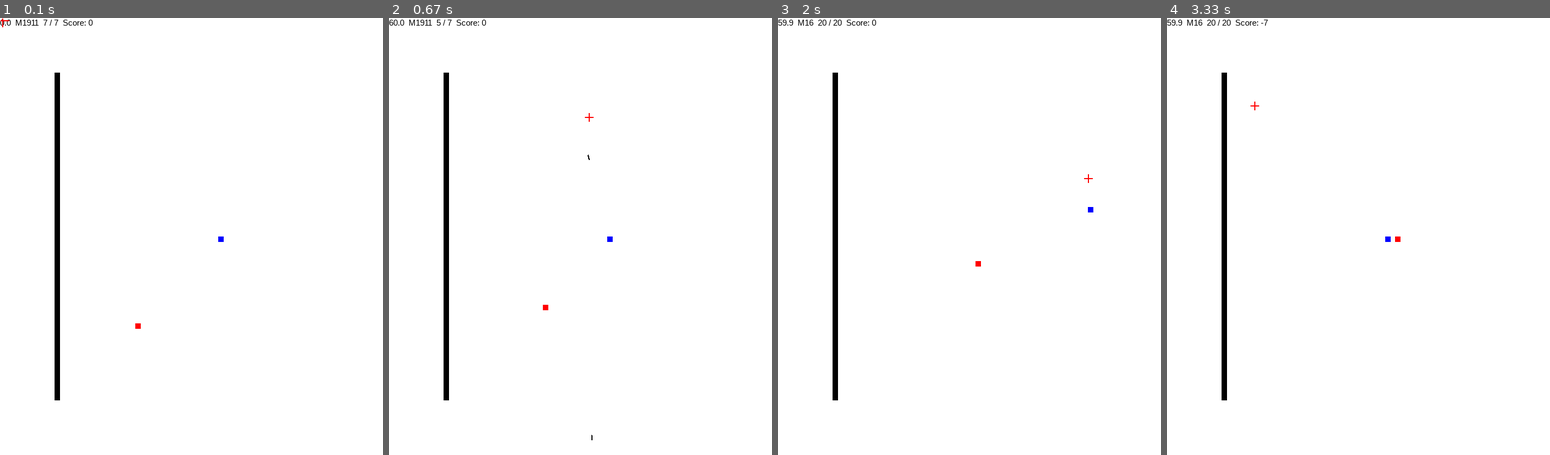
Above: before the commit, frames 1-4 (left to right).
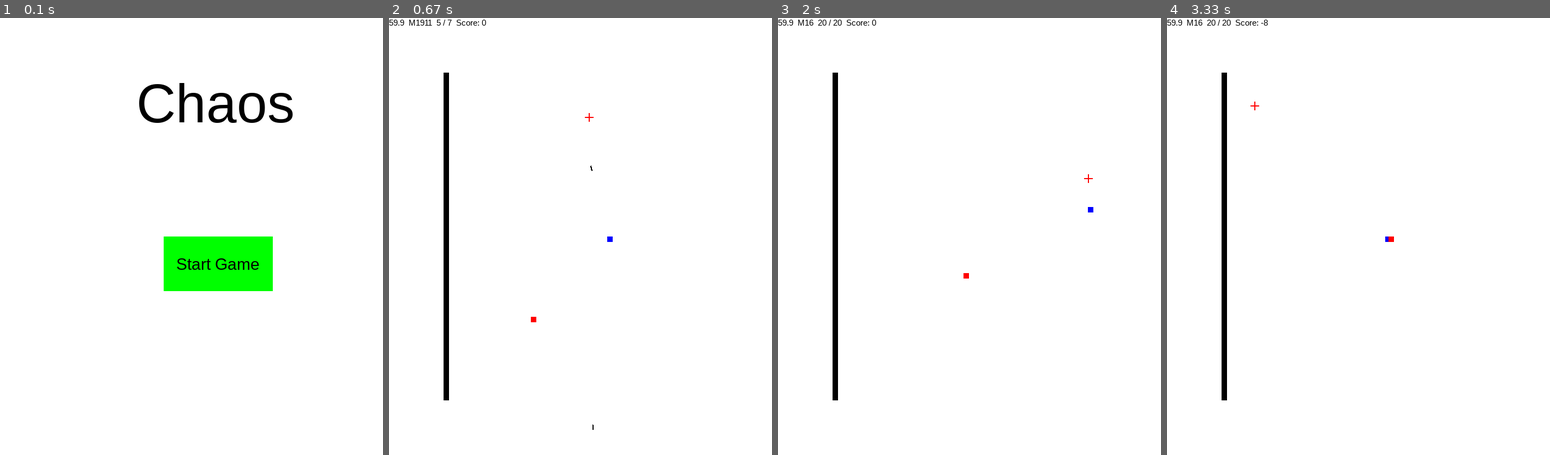
Above: after the commit, the same moments.

Repository: zwang20/Chaos
Game: pygame game, started from chaos.py
Two runs of this game, one before a commit and one after it. Both use one fixed random seed, a clock stepped at 60 frames per second and the inputs below.
Inputs (mouse positions are in pixels of both pictures, inside the frame that each line leads up to):
- Up to frame 1 (0.1 s): no input
- Up to frame 2 (0.67 s): press the mouse at (607, 262) at 0.37 s; move the mouse to (599, 192) at 0.47 s; release the mouse at (588, 118) at 0.6 s
- Up to frame 3 (2 s): hold Right 0.67-1.13 s; move the mouse to (1042, 267) at 0.7 s; hold Up 1.17-1.47 s; move the mouse to (1038, 345) at 1.2 s; hold Right 1.5-1.97 s; move the mouse to (1088, 179) at 1.53 s; tap 2 at 1.65 s
- Up to frame 4 (3.33 s): hold Left 2-2.53 s; move the mouse to (1220, 96) at 2.03 s; hold Down 2.57-2.87 s; move the mouse to (1247, 153) at 2.6 s; hold Left 2.9-3.3 s; move the mouse to (1255, 105) at 2.93 s; tap 2 at 3.05 s

The runs differ from the first frame. In frame 1, 6.0% of the frame differs, in the area x 0-77%, y 0-88%; in frame 2, less than 0.1%; in frame 3, less than 0.1%; in frame 4, less than 0.1%.

Commit message:
Start Menu

Diff:
--- a/chaos.py
+++ b/chaos.py
@@ -12,14 +12,14 @@
 clock = pygame.time.Clock()
 
 # colours
-WHITE = (255, 255, 255)
 BLACK = (0, 0, 0)
-RED = (255, 0, 0)
-GREEN = (0, 255, 0)
-BLUE = (0, 0, 255)
-YELLOW = (255, 255, 0)
-CYAN = (0, 255, 255)
-MAGENTA = (255, 0, 255)
+WHITE = (255, 255, 255); GREY = (128, 128, 128)
+RED = (255, 0, 0); DARK_READ = (128, 0, 0)
+GREEN = (0, 255, 0); DARK_GREEN = (0, 128, 0)
+BLUE = (0, 0, 255); DARK_BLUE = (0, 0, 128)
+CYAN = (0, 255, 255); DARK_CYAN = (0, 128, 128)
+MAGENTA = (255, 0, 255); DARK_MAGENTA = (128, 0, 128)
+YELLOW = (255, 255, 0); DARK_YELLOW = (128, 128, 0)
 
 # creat window
 display_width = 800
@@ -34,20 +34,14 @@
     pygame.image.load(os.path.join('assets', '32x32_project_nont.png'))
 )
 
-# Disable Mouse
-pygame.mouse.set_visible(False)
-
-
 # Load images
 rifle_img = pygame.image.load(os.path.join('Assets', 'guns', 'gun_rifle.png'))
 sniper_rifle_img = pygame.image.load(os.path.join('Assets', 'guns', 'gun_sniper.png'))
-
 
 # load sounds
 pistol_sound = pygame.mixer.Sound(os.path.join('assets', 'sounds', 'M1911.ogg'))
 rifle_sound = pygame.mixer.Sound(os.path.join('assets', 'sounds', 'M16.ogg'))
 reload_sound = pygame.mixer.Sound(os.path.join('assets', 'sounds', 'Reload.ogg'))
-
 
 # sound channels
 CHANNELS = 20
@@ -368,7 +362,33 @@
     GameObj.family.update()
 
 
+def main_menu():
+    while True:
+        clock.tick(60)
+        display.fill(WHITE)
+        display.blit(pygame.font.SysFont("arial", 100).render(str('Chaos'), True, BLACK), (250, 100))
+
+        # play button
+        pygame.draw.rect(game_display, GREEN, (300, 400, 200, 100))
+        if 300 <= pygame.mouse.get_pos()[0] <= 500 and 400 <= pygame.mouse.get_pos()[1] <= 500:
+            pygame.draw.rect(game_display, DARK_GREEN, (300, 400, 200, 100))
+            if pygame.mouse.get_pressed()[0]:
+                game()
+        text = pygame.font.SysFont("arial", 30).render(str('Start Game'), True, BLACK)
+        display.blit(text, (400 - text.get_width() / 2, 450 - text.get_height() / 2))
+
+        get_input()
+        if pygame.event.peek(pygame.QUIT) or (pygame.key.get_pressed()[pygame.K_q] and (pygame.key.get_pressed()[pygame.K_LMETA] or pygame.key.get_pressed()[pygame.K_RMETA])):
+            pygame.quit()
+            sys.exit()
+        pygame.display.update()  # update
+        # This should be the last thing in the loop
+
+
 def game():
+
+    # Disable Mouse
+    pygame.mouse.set_visible(False)
 
     # Debug
     DEBUG = False
@@ -553,7 +573,6 @@
         pygame.display.update()  # update
         # This should be the last thing in the loop
 
-
-game()
+main_menu()
 
 # \\//\\//\\//\\//\\//\\//\\//\\//\\//\\//\\//\\//\\//\\//\\//\\//\\//\\//\\//\\//\\//\\//\\//\\//\\//\\//\\//\\//\\//\ …(4779 unchanged characters)…
